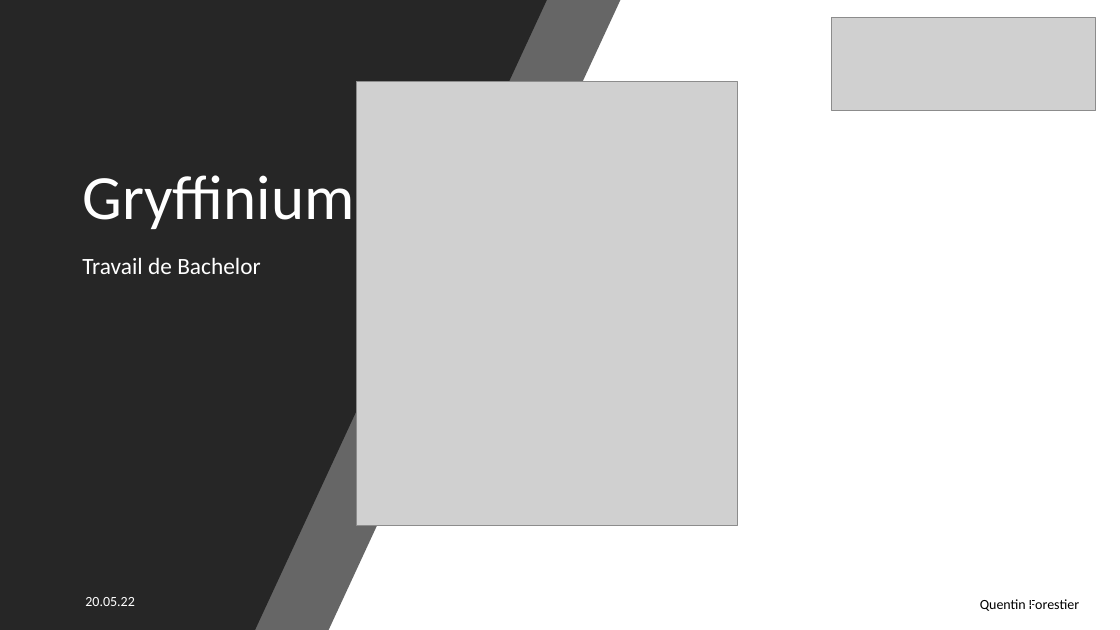
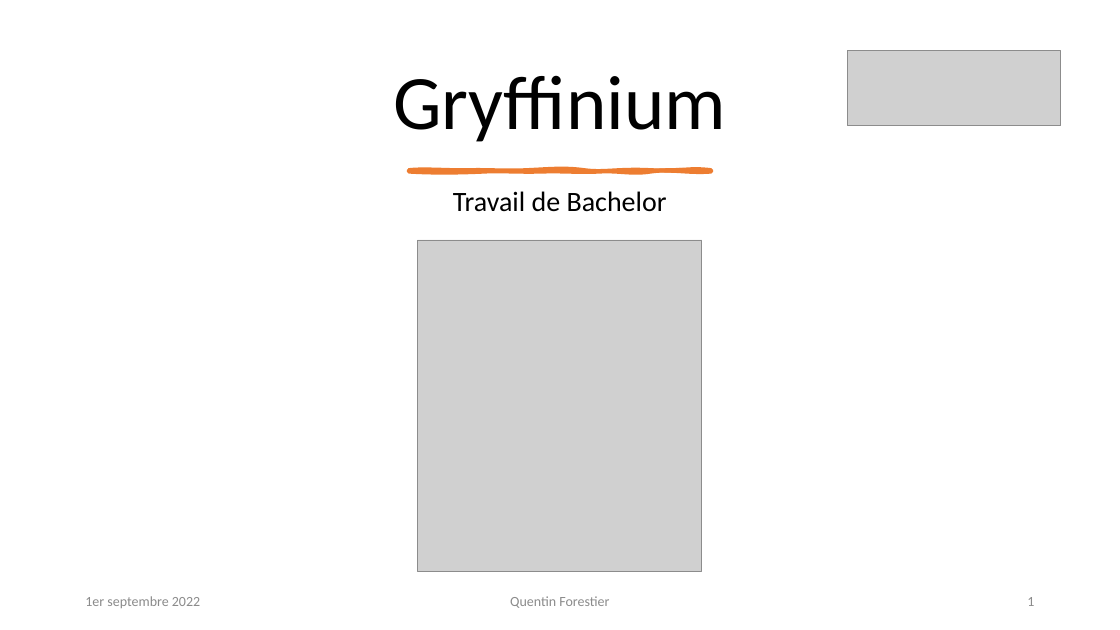
Before and after one commit to QuentinForestier/Gryffinium, a slide deck: slide 1 of docs/Gryffinium.pptx. Drawn at 1120x630 pixels with LibreOffice and Linux fonts; fonts in the diff are those of the drawing; grey boxes stand for pictures; background and template pictures are left out. Boxes give left, top, right and bottom in pixels: in the first picture for what was removed or moved away, otherwise in the second. Text is boxed around its words. In the diff, an @@ line names an element or a change of style, - is before the commit and + after.

Commit message:
fix + presentation

```diff
--- a/docs/Gryffinium.pptx
+++ b/docs/Gryffinium.pptx
@@ background #000000 to #FFFFFF @@
@@ rectangle removed at <box>0,0,1120,630</box> @@
@@ freeform shape removed at <box>0,0,621,630</box> @@
@@ freeform shape removed at <box>0,0,547,630</box> @@
@@ title "Gryffinium": place and size @@
-title "Gryffinium" at <box>82,175,354,229</box>
+title "Gryffinium" at <box>393,75,726,142</box>
@@ title "Gryffinium" at <box>393,75,726,142</box>: size 54 to 66 pt, text colour #FFFFFF to #000000; alignment left to centre; vertical alignment bottom to middle @@
@@ picture: place and size @@
-picture at <box>832,18,1096,111</box>
+picture at <box>848,50,1061,126</box>
@@ subtitle "Travail de Bachelor": place and size @@
-subtitle "Travail de Bachelor" at <box>82,257,260,274</box>
+subtitle "Travail de Bachelor" at <box>453,191,667,212</box>
@@ subtitle "Travail de Bachelor" at <box>453,191,667,212</box>: size 20 to 24 pt, text colour #FFFFFF to #000000; alignment left to centre; vertical alignment top to middle @@
@@ freeform shape added at <box>409,170,712,171</box>, fill #ED7D31, outline #ED7D31 3.25 pt @@
@@ picture: place and size @@
-picture at <box>357,82,738,525</box>
+picture at <box>418,240,702,571</box>
@@ text at <box>85,596,200,608</box>: text changed; text colour #FFFFFF to #8C8C8C @@
-20.05.22
+1er septembre 2022
@@ text added at <box>510,596,609,608</box>, 12 pt, text #8C8C8C @@
+Quentin Forestier
@@ page number at <box>1027,597,1034,606</box>: text colour #FFFFFF to #8C8C8C @@
@@ text "Quentin Forestier" at <box>1029,597,1079,606</box>: text colour #000000 to #FFFFFF @@
```
Also in this commit, not shown: 18 slides added, 6 slides removed, 7 other files.
